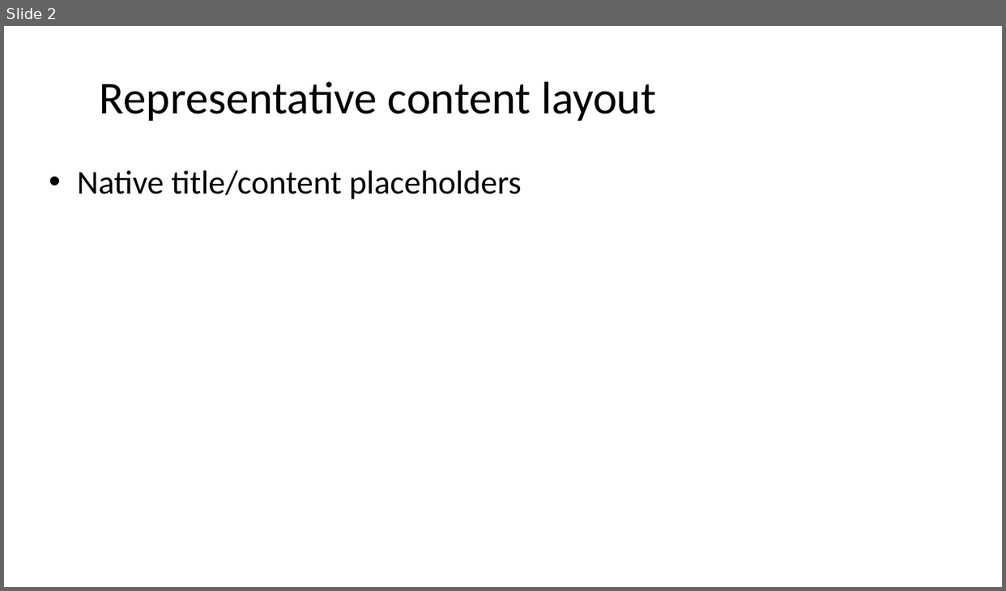
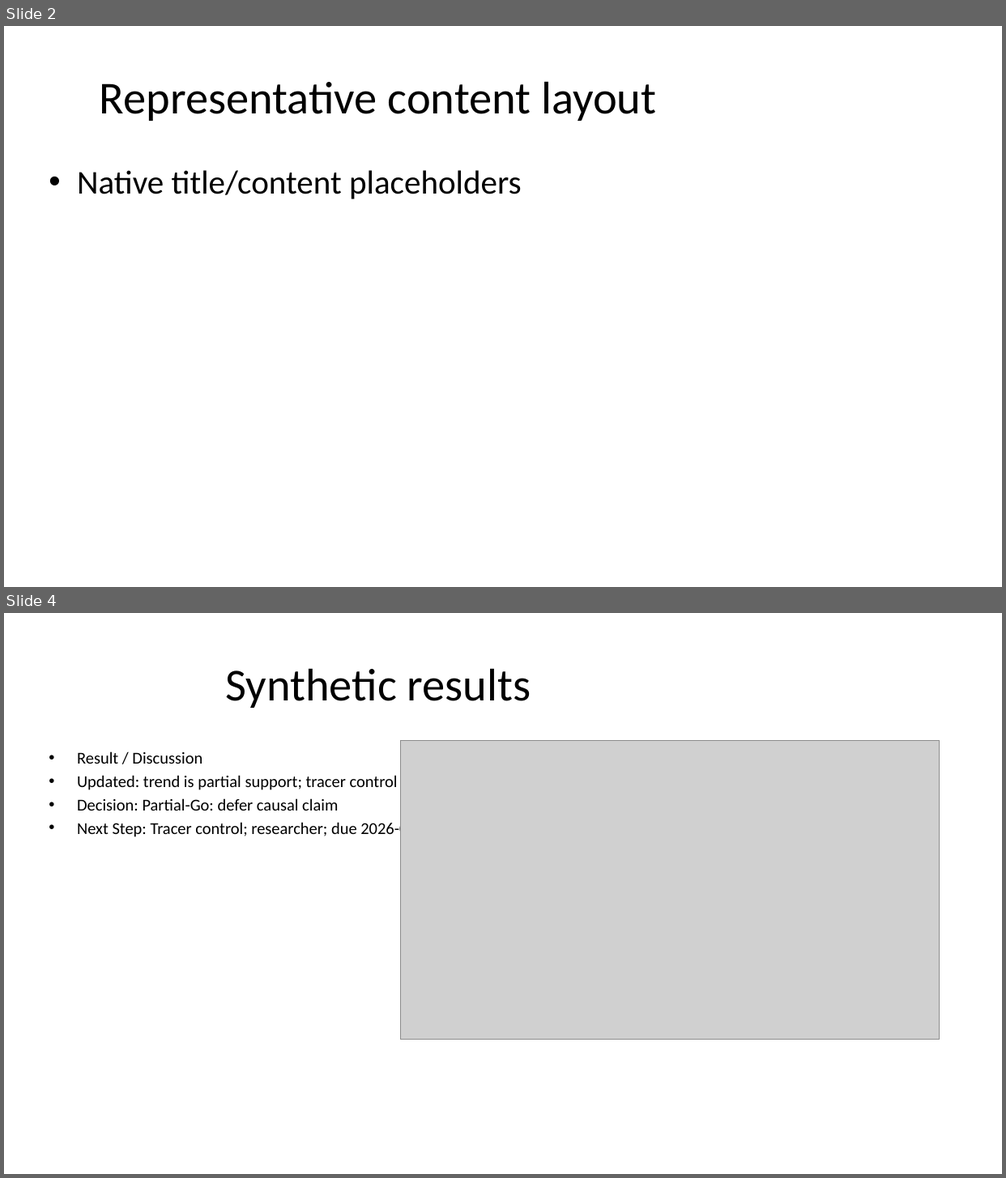
Before and after one commit to Gary0915/AI-Research-SKILLs, a slide deck: thesis-deck-system/artifacts/phase1/master_revised_build.pptx. Shown one above the other, each under a label of ours: slide 2 before the commit, slides 2 and 4 after it; the slides between them are not shown. The pictures are 1006x591 and 1006x1178 pixels, drawn with LibreOffice and Linux fonts; fonts in the diff are those of the drawing; grey boxes stand for pictures. Boxes give left, top, right and bottom in pixels: in the first picture for what was removed or moved away, otherwise in the second. Text is boxed around its words. In the diff, an @@ line names an element or a change of style, - is before the commit and + after.

```diff
--- a/thesis-deck-system/artifacts/phase1/master_revised_build.pptx
+++ b/thesis-deck-system/artifacts/phase1/master_revised_build.pptx
@@ slide 4 added at (x1=4, y1=613, x2=1002, y2=1174), background #FFFFFF @@
@@ title added at (x1=225, y1=668, x2=531, y2=708), 44 pt, text #000000 @@
+Synthetic results
@@ text added at (x1=77, y1=752, x2=437, y2=839), 16 pt, text #000000 @@
+• Result / Discussion
+• Updated: trend is partial support; tracer control is required before Go.
+• Decision: Partial-Go: defer causal claim
+• Next Step: Tracer control; researcher; due 2026-09-10
@@ picture added at (x1=401, y1=740, x2=940, y2=1040) @@
```
Also in this commit, not shown: 1 other slide added, 2 slides removed, 48 other files.
